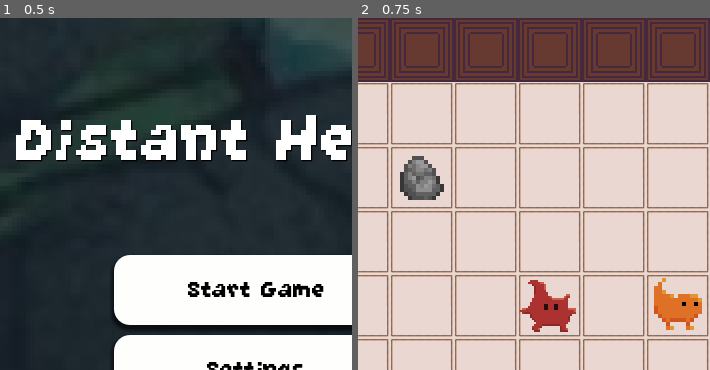
Above: before the commit, frames 1-2 (left to right).
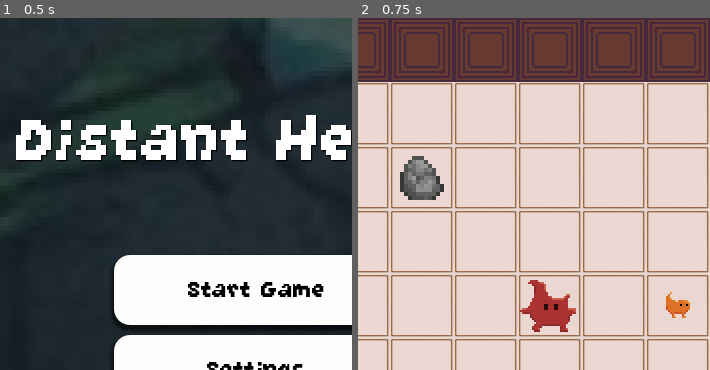
Above: after the commit, the same moments.

Repository: CarolineRoemer1998/MD1_Game
Game: Godot game, scene res://Scenes/Menu/MainMenu.tscn
Same seed, same stepped clock (60 frames per second), same inputs: the game is played once before the commit and once after it.
Inputs:
- Up to frame 1 (0.5 s): no input
- Up to frame 2 (0.75 s): click "Start Game" at 0.5 s
The pictures show only the part of the screen within x 14-64%, y 0-50%; the shares and areas given below are measured in that part.

Frame 1 is identical in both runs. In frame 2, 0.9% of the frame differs, in the area x 84-98%, y 73-89%.

Commit message:
Winscreen

Diff:
--- a/PlayerMovement.gd
+++ b/PlayerMovement.gd
@@ -14,6 +14,8 @@
 @export var trail_scene: PackedScene
 
 @onready var sprite_2d: Sprite2D = $Sprite2D
+@onready var win_animation: AnimationPlayer = $"../WinScreen/WinAnimation"
+
 
 
 func _ready():
@@ -122,6 +124,7 @@
 				neighbor.shrink()
 				merged_creature.visible = true
 				merged_creature.appear()
+				win_animation.play("You win")
 			return true
 	return false
 
--- a/Scenes/Level1.tscn
+++ b/Scenes/Level1.tscn
@@ -8,67 +8,7 @@
 [ext_resource type="Texture2D" uid="uid://b5oef15uma7m5" path="res://Sprites/creature1.png" id="6_rpty4"]
 [ext_resource type="Texture2D" uid="uid://dk3restrcp6l4" path="res://Sprites/creature1_white_border.png" id="7_6jj8j"]
 [ext_resource type="PackedScene" uid="uid://23u33yt4jga3" path="res://Scenes/merged_creature.tscn" id="8_6ll4n"]
-[ext_resource type="FontFile" uid="uid://d3id6ewnchky" path="res://Fonts/GrapeSoda.ttf" id="9_kylad"]
-
-[sub_resource type="Animation" id="Animation_bdlbp"]
-resource_name = "You win"
-tracks/0/type = "value"
-tracks/0/imported = false
-tracks/0/enabled = true
-tracks/0/path = NodePath(".:scale")
-tracks/0/interp = 1
-tracks/0/loop_wrap = true
-tracks/0/keys = {
-"times": PackedFloat32Array(0, 0.3, 0.5),
-"transitions": PackedFloat32Array(1, 1, 1),
-"update": 0,
-"values": [Vector2(0.1, 0.1), Vector2(1.2, 1.2), Vector2(1, 1)]
-}
-tracks/1/type = "value"
-tracks/1/imported = false
-tracks/1/enabled = true
-tracks/1/path = NodePath(".:visible")
-tracks/1/interp = 1
-tracks/1/loop_wrap = true
-tracks/1/keys = {
-"times": PackedFloat32Array(0),
-"transitions": PackedFloat32Array(1),
-"update": 1,
-"values": [true]
-}
-
-[sub_resource type="Animation" id="Animation_2h8qs"]
-length = 0.001
-tracks/0/type = "value"
-tracks/0/imported = false
-tracks/0/enabled = true
-tracks/0/path = NodePath(".:scale")
-tracks/0/interp = 1
-tracks/0/loop_wrap = true
-tracks/0/keys = {
-"times": PackedFloat32Array(0),
-"transitions": PackedFloat32Array(1),
-"update": 0,
-"values": [Vector2(1, 1)]
-}
-tracks/1/type = "value"
-tracks/1/imported = false
-tracks/1/enabled = true
-tracks/1/path = NodePath(".:visible")
-tracks/1/interp = 1
-tracks/1/loop_wrap = true
-tracks/1/keys = {
-"times": PackedFloat32Array(0),
-"transitions": PackedFloat32Array(1),
-"update": 1,
-"values": [false]
-}
-
-[sub_resource type="AnimationLibrary" id="AnimationLibrary_rpty4"]
-_data = {
-&"RESET": SubResource("Animation_2h8qs"),
-&"You win": SubResource("Animation_bdlbp")
-}
+[ext_resource type="PackedScene" uid="uid://pb5o008ihthl" path="res://Scenes/Menu/win_screen.tscn" id="9_kylad"]
 
 [node name="Level1" type="Node2D"]
 
@@ -94,7 +34,6 @@
 desired_color = 0
 
 [node name="Sprite2D" parent="Creature2" index="0"]
-scale = Vector2(4, 4)
 texture = ExtResource("6_rpty4")
 
 [node name="Border" parent="Creature2" index="1"]
@@ -103,44 +42,7 @@
 [node name="MergedCreature" parent="." instance=ExtResource("8_6ll4n")]
 visible = false
 
-[node name="AnimationPlayer" type="AnimationPlayer" parent="."]
-root_node = NodePath("../Control")
-libraries = {
-&"": SubResource("AnimationLibrary_rpty4")
-}
-
-[node name="Control" type="Control" parent="."]
-visible = false
-layout_mode = 3
-anchors_preset = 8
-anchor_left = 0.5
-anchor_top = 0.5
-anchor_right = 0.5
-anchor_bottom = 0.5
-offset_left = 352.0
-offset_top = 288.0
-offset_right = 352.0
-offset_bottom = 288.0
-grow_horizontal = 2
-grow_vertical = 2
-size_flags_horizontal = 4
-metadata/_edit_use_anchors_ = true
-
-[node name="WinLable" type="Label" parent="Control"]
-layout_mode = 1
-anchors_preset = -1
-anchor_right = 0.5
-anchor_bottom = 0.5
-offset_left = -157.5
-offset_top = -40.0
-offset_right = 157.5
-offset_bottom = 40.0
-grow_horizontal = 2
-grow_vertical = 2
-theme_override_fonts/font = ExtResource("9_kylad")
-theme_override_font_sizes/font_size = 80
-text = "You Win!!!"
-horizontal_alignment = 1
+[node name="WinScreen" parent="." instance=ExtResource("9_kylad")]
 
 [editable path="Creature"]
 [editable path="Pushable"]
--- /dev/null
+++ b/Scenes/Menu/win_screen.tscn
@@ -0,0 +1,130 @@
+[gd_scene load_steps=5 format=3 uid="uid://pb5o008ihthl"]
+
+[ext_resource type="FontFile" uid="uid://d3id6ewnchky" path="res://Fonts/GrapeSoda.ttf" id="1_l2arl"]
+
+[sub_resource type="Animation" id="Animation_2h8qs"]
+length = 0.001
+tracks/0/type = "value"
+tracks/0/imported = false
+tracks/0/enabled = true
+tracks/0/path = NodePath("WinLable:scale")
+tracks/0/interp = 1
+tracks/0/loop_wrap = true
+tracks/0/keys = {
+"times": PackedFloat32Array(0),
+"transitions": PackedFloat32Array(1),
+"update": 0,
+"values": [Vector2(1, 1)]
+}
+tracks/1/type = "value"
+tracks/1/imported = false
+tracks/1/enabled = true
+tracks/1/path = NodePath("Panel:modulate")
+tracks/1/interp = 1
+tracks/1/loop_wrap = true
+tracks/1/keys = {
+"times": PackedFloat32Array(0),
+"transitions": PackedFloat32Array(1),
+"update": 0,
+"values": [Color(0.992157, 0.392157, 1, 0)]
+}
+tracks/2/type = "value"
+tracks/2/imported = false
+tracks/2/enabled = true
+tracks/2/path = NodePath(".:visible")
+tracks/2/interp = 1
+tracks/2/loop_wrap = true
+tracks/2/keys = {
+"times": PackedFloat32Array(0),
+"transitions": PackedFloat32Array(1),
+"update": 1,
+"values": [false]
+}
+
+[sub_resource type="Animation" id="Animation_bdlbp"]
+resource_name = "You win"
+tracks/0/type = "value"
+tracks/0/imported = false
+tracks/0/enabled = true
+tracks/0/path = NodePath("WinLable:scale")
+tracks/0/interp = 1
+tracks/0/loop_wrap = true
+tracks/0/keys = {
+"times": PackedFloat32Array(0, 0.3, 0.5),
+"transitions": PackedFloat32Array(1, 1, 1),
+"update": 0,
+"values": [Vector2(0.1, 0.1), Vector2(1.2, 1.2), Vector2(1, 1)]
+}
+tracks/1/type = "value"
+tracks/1/imported = false
+tracks/1/enabled = true
+tracks/1/path = NodePath("Panel:modulate")
+tracks/1/interp = 1
+tracks/1/loop_wrap = true
+tracks/1/keys = {
+"times": PackedFloat32Array(0, 0.3),
+"transitions": PackedFloat32Array(1, 1),
+"update": 0,
+"values": [Color(0.992157, 0.392157, 1, 0), Color(0.992157, 0.392157, 1, 1)]
+}
+tracks/2/type = "value"
+tracks/2/imported = false
+tracks/2/enabled = true
+tracks/2/path = NodePath(".:visible")
+tracks/2/interp = 1
+tracks/2/loop_wrap = true
+tracks/2/keys = {
+"times": PackedFloat32Array(0),
+"transitions": PackedFloat32Array(1),
+"update": 1,
+"values": [true]
+}
+
+[sub_resource type="AnimationLibrary" id="AnimationLibrary_rpty4"]
+_data = {
+&"RESET": SubResource("Animation_2h8qs"),
+&"You win": SubResource("Animation_bdlbp")
+}
+
+[node name="WinScreen" type="Control"]
+visible = false
+custom_minimum_size = Vector2(704, 704)
+layout_mode = 3
+anchors_preset = 0
+offset_right = 704.0
+offset_bottom = 704.0
+size_flags_horizontal = 4
+
+[node name="WinAnimation" type="AnimationPlayer" parent="."]
+libraries = {
+&"": SubResource("AnimationLibrary_rpty4")
+}
+
+[node name="Panel" type="Panel" parent="."]
+modulate = Color(0.992157, 0.392157, 1, 0)
+layout_mode = 1
+anchors_preset = 15
+anchor_right = 1.0
+anchor_bottom = 1.0
+grow_horizontal = 2
+grow_vertical = 2
+
+[node name="WinLable" type="Label" parent="."]
+layout_mode = 1
+anchors_preset = 8
+anchor_left = 0.5
+anchor_top = 0.5
+anchor_right = 0.5
+anchor_bottom = 0.5
+offset_left = -157.5
+offset_top = -40.0
+offset_right = 157.5
+offset_bottom = 40.0
+grow_horizontal = 2
+grow_vertical = 2
+pivot_offset = Vector2(157, 40)
+theme_override_fonts/font = ExtResource("1_l2arl")
+theme_override_font_sizes/font_size = 80
+text = "You Win!!!"
+horizontal_alignment = 1
+vertical_alignment = 1
Not shown: 1 places in Scenes/Level1.tscn that only renumber resources
